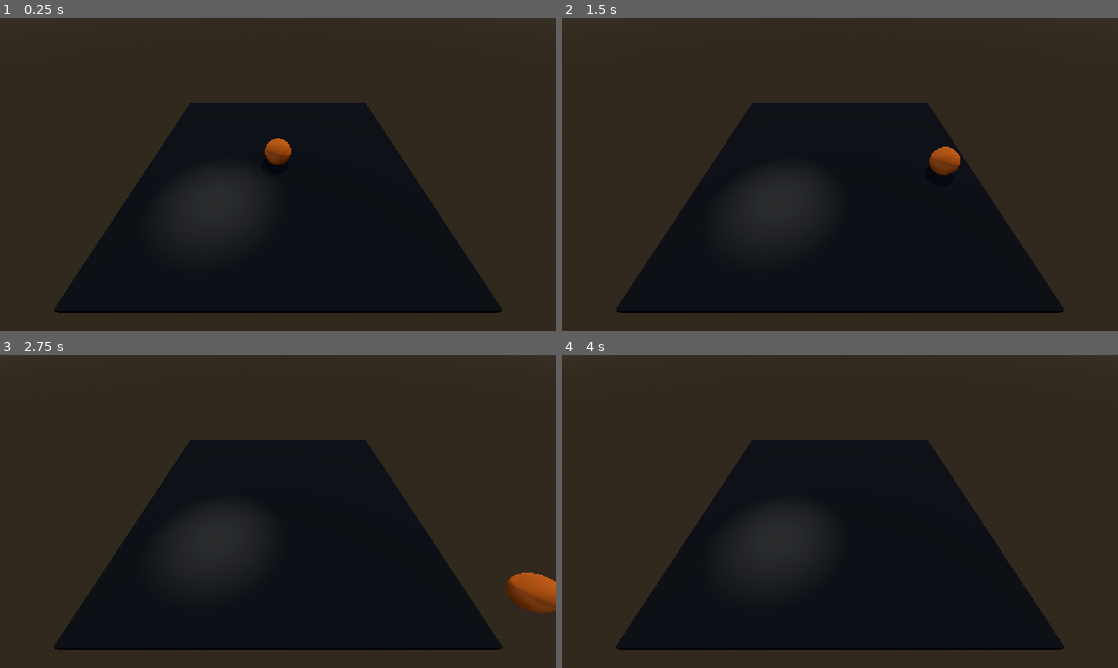
Above: before the commit, frames 1-4 (two rows, left to right).
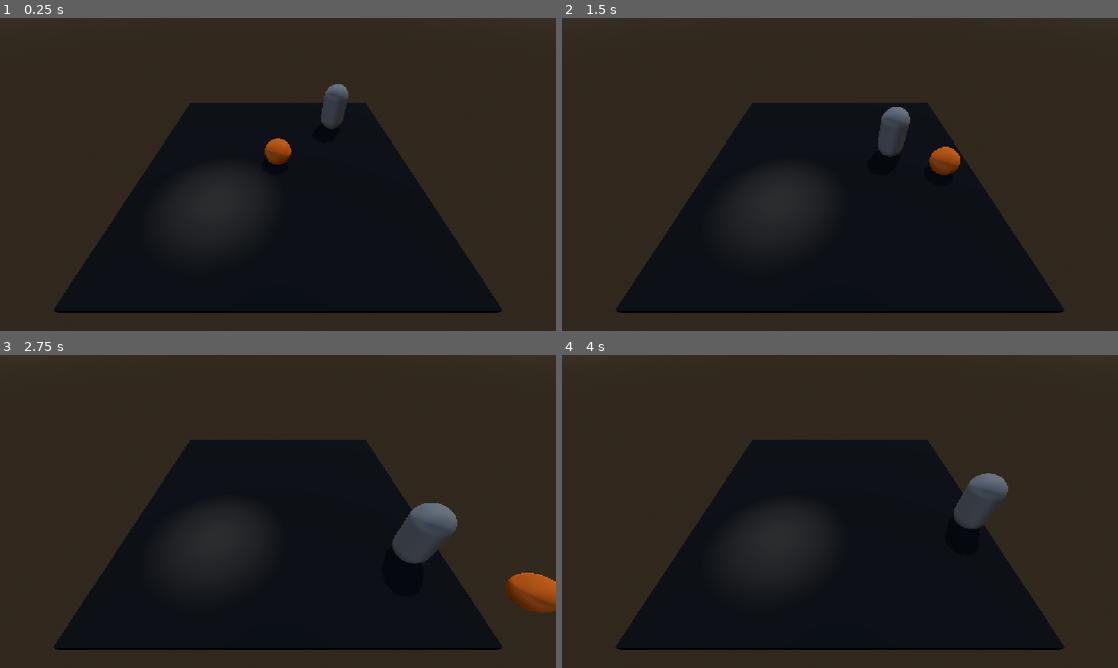
Above: after the commit, the same moments.

Repository: Dempsey845/moonlit-mayhem
Game: Godot game, scene res://Graveyard/graveyard.tscn
Two runs of this game, one before a commit and one after it. Both use one fixed random seed, a clock stepped at 60 frames per second and the inputs below.
Inputs:
- Up to frame 1 (0.25 s): no input
- Up to frame 2 (1.5 s): hold D (move_right) 0.53-1.28 s; hold S (move_back) from 1.28 s (still down)
- Up to frame 3 (2.75 s): release S (move_back) at 2.03 s; hold D (move_right) from 2.03 s (still down)
- Up to frame 4 (4 s): release D (move_right) at 2.78 s; hold W (move_forward) 2.78-3.53 s; hold A (move_left) from 3.53 s (still down)

The runs differ from the first frame. In frame 1, 0.5% of the frame differs, in the area x 57-63%, y 21-36%; in frame 2, 0.7%; in frame 3, 1.5%, in the area x 70-83%, y 47-67%; in frame 4, 1.1%.

Commit message:
Created a simple navigation script for the ghost with chase and flee state.

Diff:
--- /dev/null
+++ b/Ghost/ghost.gd
@@ -0,0 +1,74 @@
+extends CharacterBody3D
+
+enum State { CHASE, FLEE }
+
+@export var player: Node3D
+@export var chase_speed: float = 3.0
+@export var flee_speed: float = 4.0
+@export var flee_distance: float = 8.0
+@export var repath_interval: float = 0.25
+
+@onready var navigation_agent: NavigationAgent3D = $NavigationAgent3D
+
+var state: State = State.CHASE
+var repath_timer: float = 0.0
+
+
+func _physics_process(delta: float) -> void:
+	if not is_instance_valid(player):
+		return
+
+	if NavigationServer3D.map_get_iteration_id(
+		navigation_agent.get_navigation_map()
+	) == 0:
+		return
+
+	repath_timer -= delta
+
+	if repath_timer <= 0.0:
+		update_target()
+		repath_timer = repath_interval
+
+	var direction: Vector3 = Vector3.ZERO
+
+	if not navigation_agent.is_navigation_finished():
+		var next_position: Vector3 = navigation_agent.get_next_path_position()
+		direction = next_position - global_position
+		direction.y = 0.0
+		direction = direction.normalized()
+
+	var speed: float = chase_speed if state == State.CHASE else flee_speed
+	velocity.x = direction.x * speed
+	velocity.z = direction.z * speed
+
+	if not is_on_floor():
+		velocity += get_gravity() * delta
+	else:
+		velocity.y = 0.0
+
+	move_and_slide()
+
+
+func update_target() -> void:
+	match state:
+		State.CHASE:
+			navigation_agent.target_position = player.global_position
+
+		State.FLEE:
+			var away: Vector3 = global_position - player.global_position
+			away.y = 0.0
+
+			if away.length_squared() < 0.01:
+				away = Vector3.RIGHT
+
+			var flee_target: Vector3 = global_position + away.normalized() * flee_distance
+
+			navigation_agent.target_position = NavigationServer3D.map_get_closest_point(
+				navigation_agent.get_navigation_map(),
+				flee_target
+			)
+
+
+func set_fleeing(fleeing: bool) -> void:
+	state = State.FLEE if fleeing else State.CHASE
+	repath_timer = 0.0
--- /dev/null
+++ b/Ghost/ghost.tscn
@@ -0,0 +1,20 @@
+[gd_scene format=3 uid="uid://wrg516q7xe4g"]
+
+[ext_resource type="Script" uid="uid://bqrjf1qf6agjn" path="res://Ghost/ghost.gd" id="1_sdx2j"]
+
+[sub_resource type="CapsuleMesh" id="CapsuleMesh_xrivr"]
+
+[sub_resource type="CapsuleShape3D" id="CapsuleShape3D_xrivr"]
+
+[node name="Ghost" type="CharacterBody3D" unique_id=250297818]
+script = ExtResource("1_sdx2j")
+
+[node name="MeshInstance3D" type="MeshInstance3D" parent="." unique_id=357639595]
+transform = Transform3D(1, 0, 0, 0, 1, 0, 0, 0, 1, 0, 1, 0)
+mesh = SubResource("CapsuleMesh_xrivr")
+
+[node name="CollisionShape3D" type="CollisionShape3D" parent="." unique_id=643953794]
+transform = Transform3D(1, 0, 0, 0, 1, 0, 0, 0, 1, 0, 1, 0)
+shape = SubResource("CapsuleShape3D_xrivr")
+
+[node name="NavigationAgent3D" type="NavigationAgent3D" parent="." unique_id=61609250]
--- a/Graveyard/graveyard.tscn
+++ b/Graveyard/graveyard.tscn
@@ -2,6 +2,7 @@
 
 [ext_resource type="PackedScene" uid="uid://c5sh5wsrxb575" path="res://Player/player.tscn" id="1_puhq3"]
 [ext_resource type="Script" uid="uid://bc6q6c74okrly" path="res://Moonlight/moonlight.gd" id="2_rvh4u"]
+[ext_resource type="PackedScene" uid="uid://wrg516q7xe4g" path="res://Ghost/ghost.tscn" id="3_oqqt7"]
 
 [sub_resource type="ProceduralSkyMaterial" id="ProceduralSkyMaterial_hff6p"]
 sky_horizon_color = Color(0.66224277, 0.6717428, 0.6867428, 1)
@@ -14,6 +15,10 @@
 background_mode = 2
 sky = SubResource("Sky_puhq3")
 glow_enabled = true
+
+[sub_resource type="NavigationMesh" id="NavigationMesh_xrivr"]
+vertices = PackedVector3Array(-4.5, 0.29337648, -4.5, -4.5, 0.29337648, 4.5, 4.5, 0.29337648, 4.5, 4.5, 0.29337648, -4.5)
+polygons = [PackedInt32Array(3, 2, 0), PackedInt32Array(0, 2, 1)]
 
 [sub_resource type="StandardMaterial3D" id="StandardMaterial3D_xrivr"]
 albedo_color = Color(0.11119685, 0.11119684, 0.11119684, 1)
@@ -28,10 +33,13 @@
 [node name="WorldEnvironment" type="WorldEnvironment" parent="." unique_id=1206113737]
 environment = SubResource("Environment_rvh4u")
 
-[node name="CSGCombiner3D" type="CSGCombiner3D" parent="." unique_id=1605754844]
+[node name="NavigationRegion3D" type="NavigationRegion3D" parent="." unique_id=133962711]
+navigation_mesh = SubResource("NavigationMesh_xrivr")
+
+[node name="CSGCombiner3D" type="CSGCombiner3D" parent="NavigationRegion3D" unique_id=1605754844]
 use_collision = true
 
-[node name="CSGBox3D" type="CSGBox3D" parent="CSGCombiner3D" unique_id=56756119]
+[node name="CSGBox3D" type="CSGBox3D" parent="NavigationRegion3D/CSGCombiner3D" unique_id=56756119]
 transform = Transform3D(1, 0, 0, 0, 1, 0, 0, 0, 1, 0, -0.10662353, 0)
 size = Vector3(10, 0.2, 10)
 material = SubResource("StandardMaterial3D_xrivr")
@@ -49,3 +57,7 @@
 script = ExtResource("2_rvh4u")
 player = NodePath("../Player")
 ground_y = -0.1
+
+[node name="Ghost" parent="." unique_id=250297818 node_paths=PackedStringArray("player") instance=ExtResource("3_oqqt7")]
+transform = Transform3D(1, 0, 0, 0, 1, 0, 0, 0, 1, 3, 0, -3)
+player = NodePath("../Player")
Not shown, added: Ghost/ghost.gd.uid
